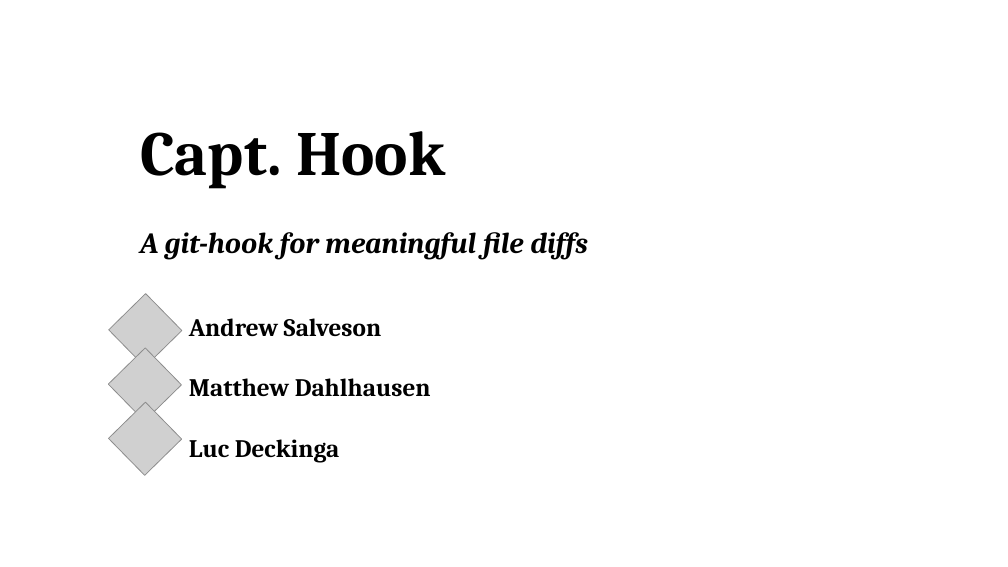
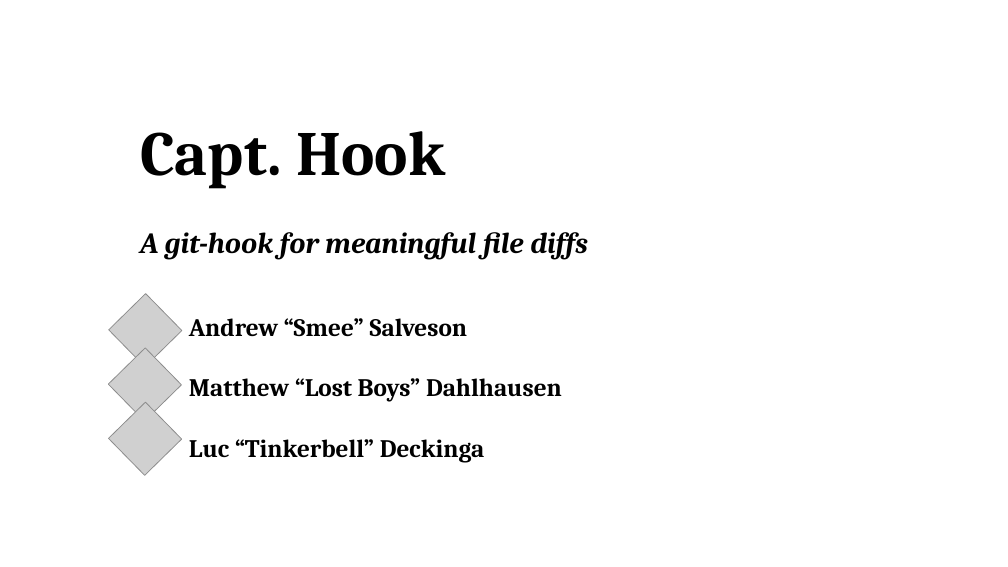
Before and after one commit to andrewsalveson/CaptainHook, a slide deck: slide 1 of presentation/CaptHook_Presentation.pptx. Drawn at 1008x567 pixels with LibreOffice and Linux fonts; fonts in the diff are those of the drawing; grey boxes stand for pictures. Boxes give left, top, right and bottom in pixels: in the first picture for what was removed or moved away, otherwise in the second. Text is boxed around its words. In the diff, an @@ line names an element or a change of style, - is before the commit and + after.

Commit message:
name updates

```diff
--- a/presentation/CaptHook_Presentation.pptx
+++ b/presentation/CaptHook_Presentation.pptx
@@ text at (189,318,562,463): text changed @@
-Andrew Salveson
-Matthew Dahlhausen
-Luc Deckinga
+Andrew “Smee” Salveson
+Matthew “Lost Boys” Dahlhausen
+Luc “Tinkerbell” Deckinga
```
